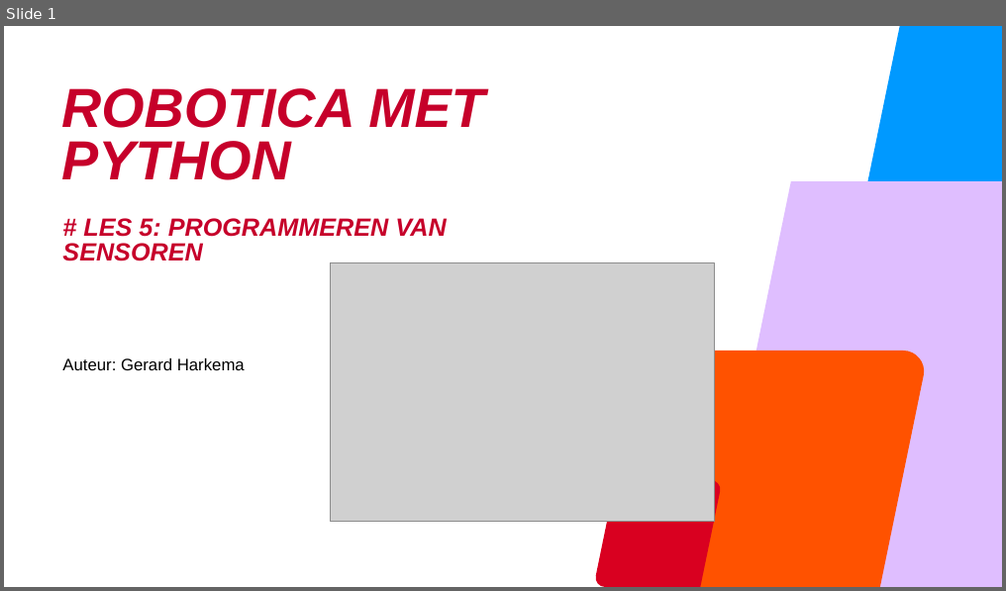
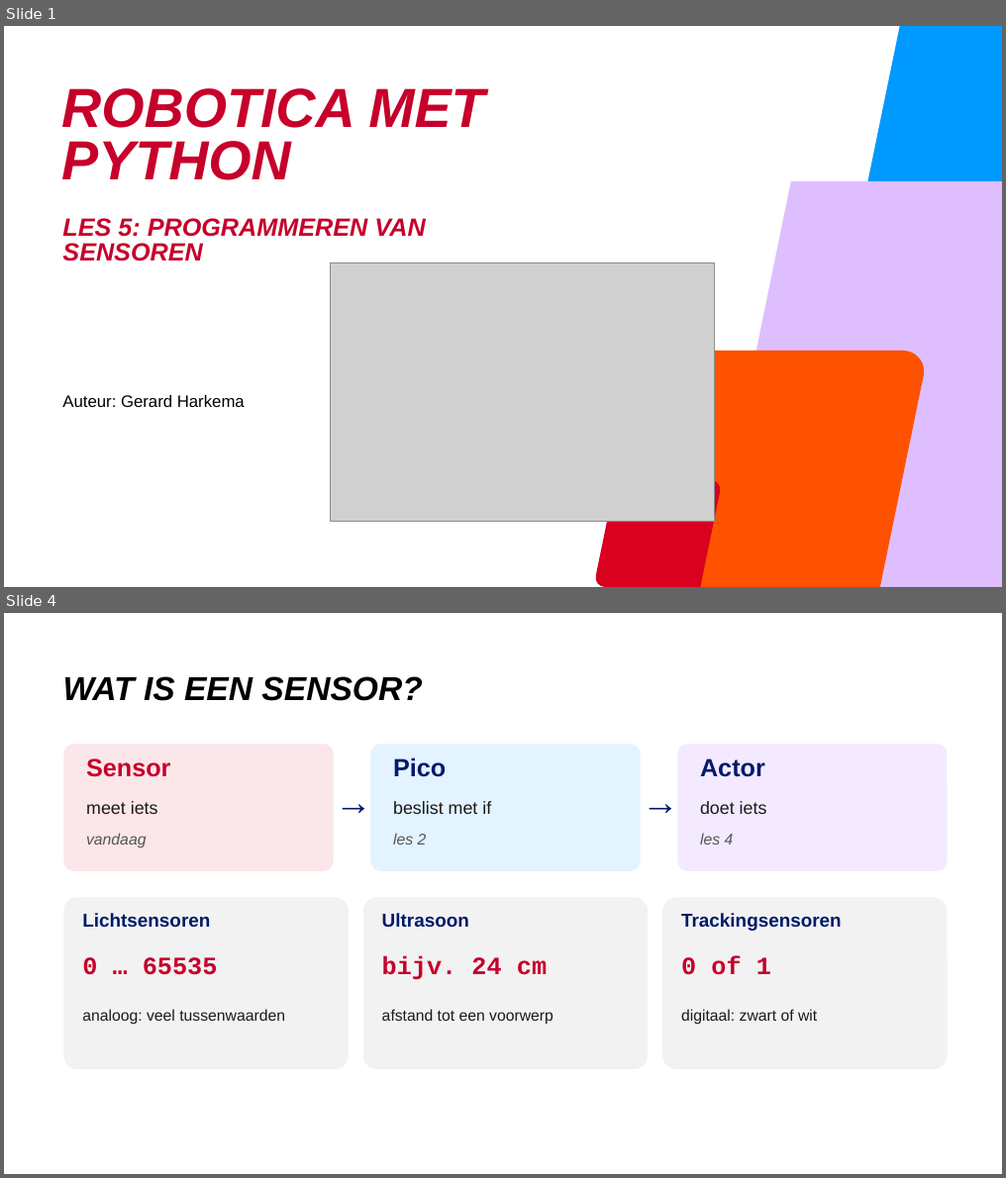
Before and after one commit to AvansMechatronica/vabokCursusRoboticaMetPython, a slide deck: presentaties/les5.pptx. Shown one above the other, each under a label of ours: slide 1 before the commit, slides 1 and 4 after it; the slides between them are not shown. The pictures are 1006x591 and 1006x1178 pixels, drawn with LibreOffice and Linux fonts; fonts in the diff are those of the drawing; grey boxes stand for pictures; background and template pictures are left out. Boxes give left, top, right and bottom in pixels: in the first picture for what was removed or moved away, otherwise in the second. Text is boxed around its words. In the diff, an @@ line names an element or a change of style, - is before the commit and + after.

```diff
--- a/presentaties/les5.pptx
+++ b/presentaties/les5.pptx
@@ slide 4 added at (4, 613, 1002, 1174), background #FFFFFF @@
@@ title added at (63, 676, 422, 701), 32 pt, text #000000, bold, italic @@
+WAT IS EEN SENSOR?
@@ rounded rectangle added at (63, 744, 334, 871), fill #FBE6EA @@
@@ text added at (86, 759, 170, 777), 24 pt, text #C6002A, bold @@
+Sensor
@@ rounded rectangle added at (371, 744, 641, 871), fill #E3F3FF @@
@@ text added at (393, 758, 446, 777), 24 pt, text #001A6A, bold @@
+Pico
@@ rounded rectangle added at (678, 744, 947, 871), fill #F4EAFF @@
@@ text added at (700, 759, 765, 777), 24 pt, text #001A6A, bold @@
+Actor
@@ text added at (335, 777, 372, 838), 36 pt, text #001A6A, bold @@
+→
@@ text added at (642, 777, 679, 838), 36 pt, text #001A6A, bold @@
+→
@@ text added at (86, 801, 158, 814), 17 pt, text #1A1A1A @@
+meet iets
@@ text added at (393, 801, 491, 814), 17 pt, text #1A1A1A @@
+beslist met if
@@ text added at (700, 801, 767, 814), 17 pt, text #1A1A1A @@
+doet iets
@@ text added at (86, 833, 146, 849), 15 pt, text #555555, italic @@
+vandaag
@@ text added at (393, 833, 427, 845), 15 pt, text #555555, italic @@
+les 2
@@ text added at (700, 833, 734, 845), 15 pt, text #555555, italic @@
+les 4
@@ rounded rectangle added at (63, 897, 349, 1069), fill #F2F2F2 @@
@@ rounded rectangle added at (363, 897, 648, 1069), fill #F2F2F2 @@
@@ rounded rectangle added at (662, 897, 947, 1069), fill #F2F2F2 @@
@@ text added at (82, 913, 210, 927), 18 pt, text #001A6A, bold @@
+Lichtsensoren
@@ text added at (382, 913, 469, 928), 18 pt, text #001A6A, bold @@
+Ultrasoon
@@ text added at (681, 913, 842, 931), 18 pt, text #001A6A, bold @@
+Trackingsensoren
@@ text added at (82, 958, 218, 975), 24 pt, text #C6002A, bold @@
+0 … 65535
@@ text added at (382, 956, 547, 980), 24 pt, text #C6002A, bold @@
+bijv. 24 cm
@@ text added at (681, 956, 771, 975), 24 pt, text #C6002A, bold @@
+0 of 1
@@ text added at (82, 1009, 285, 1025), 15 pt, text #1A1A1A @@
+analoog: veel tussenwaarden
@@ text added at (382, 1009, 553, 1025), 15 pt, text #1A1A1A @@
+afstand tot een voorwerp
@@ text added at (681, 1009, 817, 1025), 15 pt, text #1A1A1A @@
+digitaal: zwart of wit
@@ slide 1 changed as well @@
@@ text at (62, 218, 425, 262): text changed @@
-# LES 5: PROGRAMMEREN VAN SENSOREN
+LES 5: PROGRAMMEREN VAN SENSOREN
```
Also in this commit, not shown: 18 other slides added, 6 slides removed, 21 other files.
